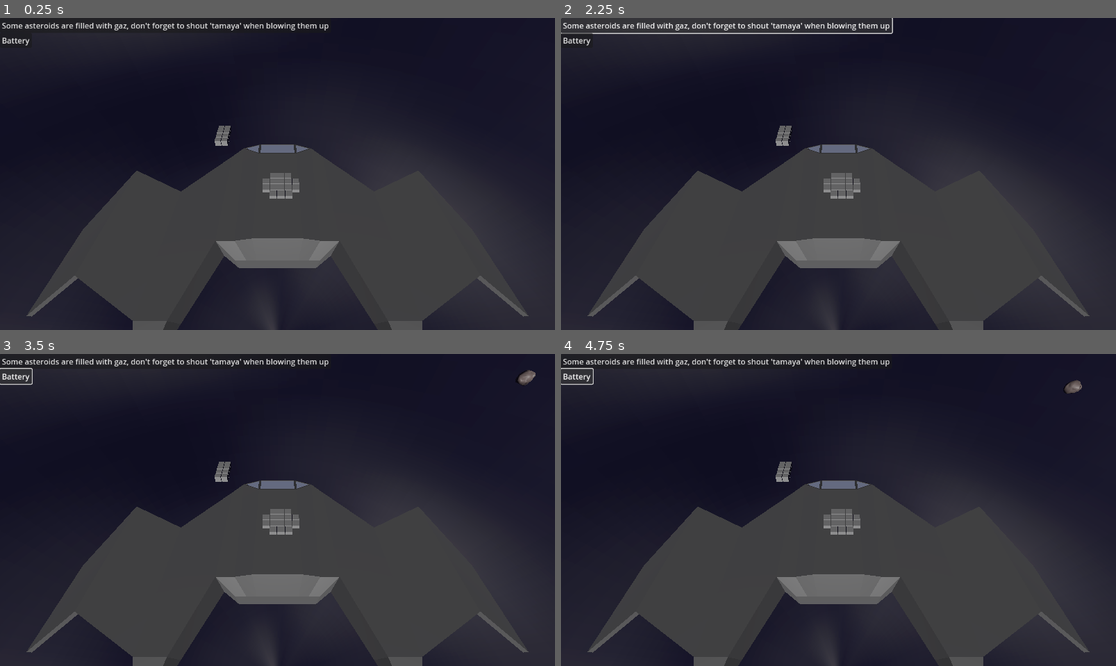
Above: before the commit, frames 1-4 (two rows, left to right).
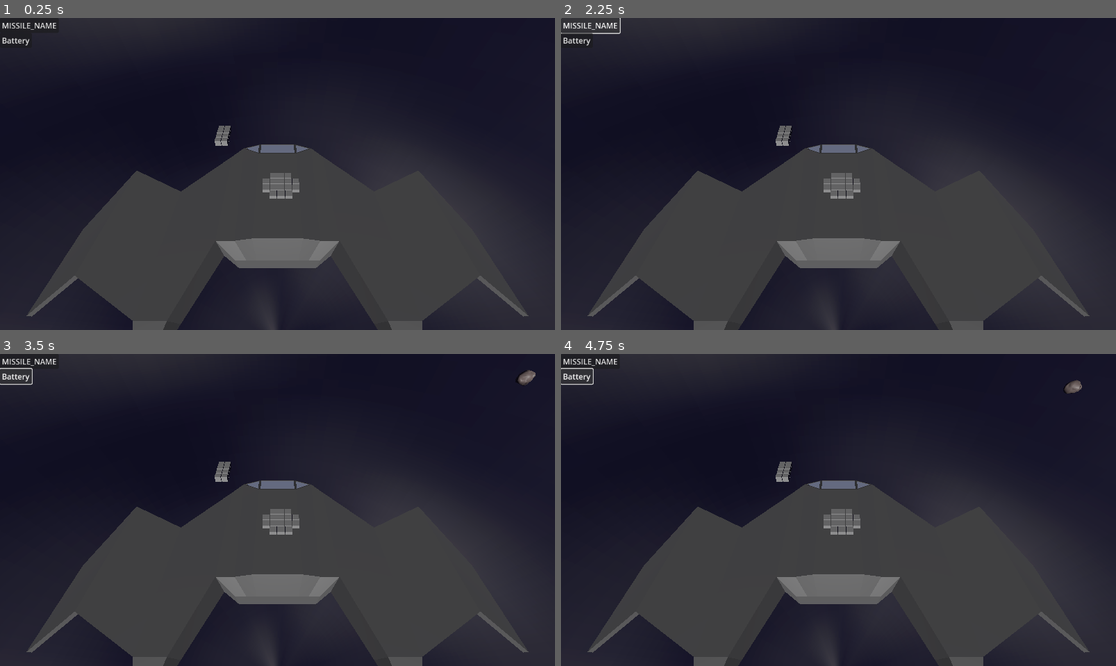
Above: after the commit, the same moments.

Repository: Xwilarg/LudumDare54
Game: Godot game, scene res://Scenes/Main.tscn
The game is run twice, just before and just after one commit, with the same random seed, the same clock (stepped at 60 frames per second) and the same inputs. Video files are missing from this copy of the repository; at most half a second of black plays in their place.
Inputs:
- Up to frame 1 (0.25 s): no input
- Up to frame 2 (2.25 s): click "Some asteroids are filled wit…" (after the commit: "MISSILE_NAME") at 0.5 s; click "Battery" at 1.25 s; click "Some asteroids are filled wit…" (after the commit: "MISSILE_NAME") at 2 s
- Up to frame 3 (3.5 s): click "Battery" at 2.75 s
- Up to frame 4 (4.75 s): click "Some asteroids are filled wit…" (after the commit: "MISSILE_NAME") at 3.5 s; click "Battery" at 4.25 s

The runs differ from the first frame. In frame 1, 0.6% of the frame differs, in the area x 0-60%, y 1-5%; in frame 2, 0.9%, in the area x 0-60%, y 0-6%; in frame 3, 0.6%; in frame 4, 0.6%.

Commit message:
Fix names

Diff:
--- a/Scripts/CardManager.gd
+++ b/Scripts/CardManager.gd
@@ -8,7 +8,11 @@
 var _energy_max: int = 100
 var _energy_used: int = 0
 
-var catVideo = preload("res://Videos/catVideo1.ogv")
+var catVideo = [
+	preload("res://Videos/catVideo1.ogv")
+]
+
+var animal_video_timer: int
 
 func can_be_placed(card: Card) -> bool:
 	if _energy_used + card.energyCost > _energy_max:
@@ -23,6 +27,12 @@
 			data.append(int(item.card.effects[str]))
 
 	return data
+
+func sum(arr: Array[int]) -> int:
+	var val: int = 0
+	for nb in arr:
+		val += nb
+	return val
 
 func _process(delta):
 	_aaTimer -= delta
@@ -39,16 +49,18 @@
 
 		_aaTimer = 1.0
 
+	if animal_video_timer > 0.0:
+		animal_video_timer -= delta
+		if animal_video_timer <= 0.0:
+			play_animal_video()
+
 func register_item(item: ItemCard):
 	_energy_used += item.card.energyCost
 	_items.append(item)
 	if item.card.effects.has("ENG"):
 		_energy_used -= int(item.card.effects["ENG"])
 		update_ui()
-	if item.card.effects.has("VID"):
-		var player: VideoStreamPlayer = get_node("/root/Root/UI/VideoStreamPlayer")
-		player.stream = catVideo
-		player.play()
+	play_animal_video()
 	print("[CM] " + item.card.name + " placed, energy left: " + str(_energy_max - _energy_used))
 
 func delete_item(node: Node3D):
@@ -61,5 +73,12 @@
 			if len(get_effect("VID")) == 0:
 				get_node("/root/Root/UI/VideoStreamPlayer").stream = null
 
+func play_animal_video():
+	if sum(get_effect("VID")) > 0:
+		var player: VideoStreamPlayer = get_node("/root/Root/UI/VideoStreamPlayer")
+		player.stream = catVideo
+		player.play()
+		animal_video_timer = 20
+
 func update_ui():
 	pass
--- a/Translations/text.csv
+++ b/Translations/text.csv
@@ -3,7 +3,7 @@
 FLAG_DESC;The base defense of your ship, don't forget London treaty!;La défense de base de votre navire, n'oubliez pas le traité de Londres !
 LASER_NAME;Laser;Laser
 LASER_DESC;Energy-charged asteroids are especially crunchy when you put more energy in them;Les asteroides chargé en énergie sont super-croustillant quand on met encore plus d'energie à l'intérieur
-MISSILE_NAME;Some asteroids are filled with gaz, don't forget to shout 'tamaya' when blowing them up;Certains astéroides sont rempli de gaz, n'oubliez pas de crier 'tamaya' quand ils explosent
+MISSILE_DEST;Some asteroids are filled with gaz, don't forget to shout 'tamaya' when blowing them up;Certains astéroides sont rempli de gaz, n'oubliez pas de crier 'tamaya' quand ils explosent
 BATTERY_NAME;Battery;Batterie
 BATTERY_DESC;Give you more power so you can both have thermo-nuclear weapons and a coffee machine;Vous donne plus de puissance pour que vous puissiez à la fois avoir des armes thermo-nucléaire et une machine à café
 ANTENNA_NAME;Antenna;Antenne
